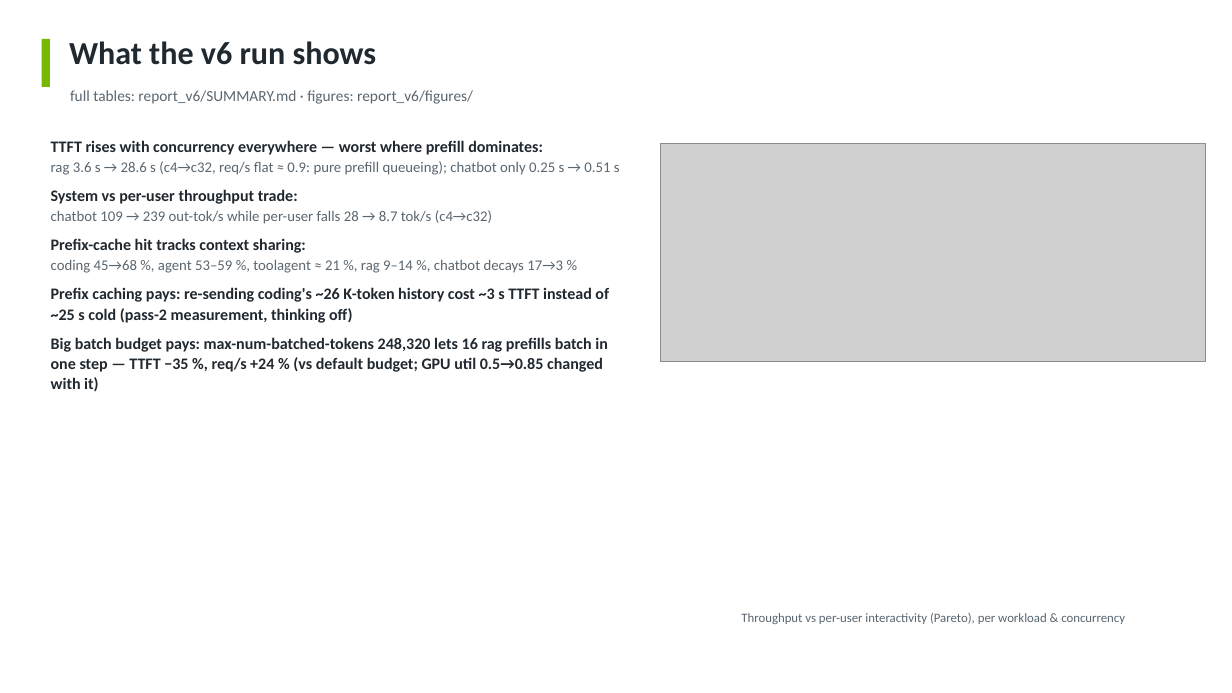
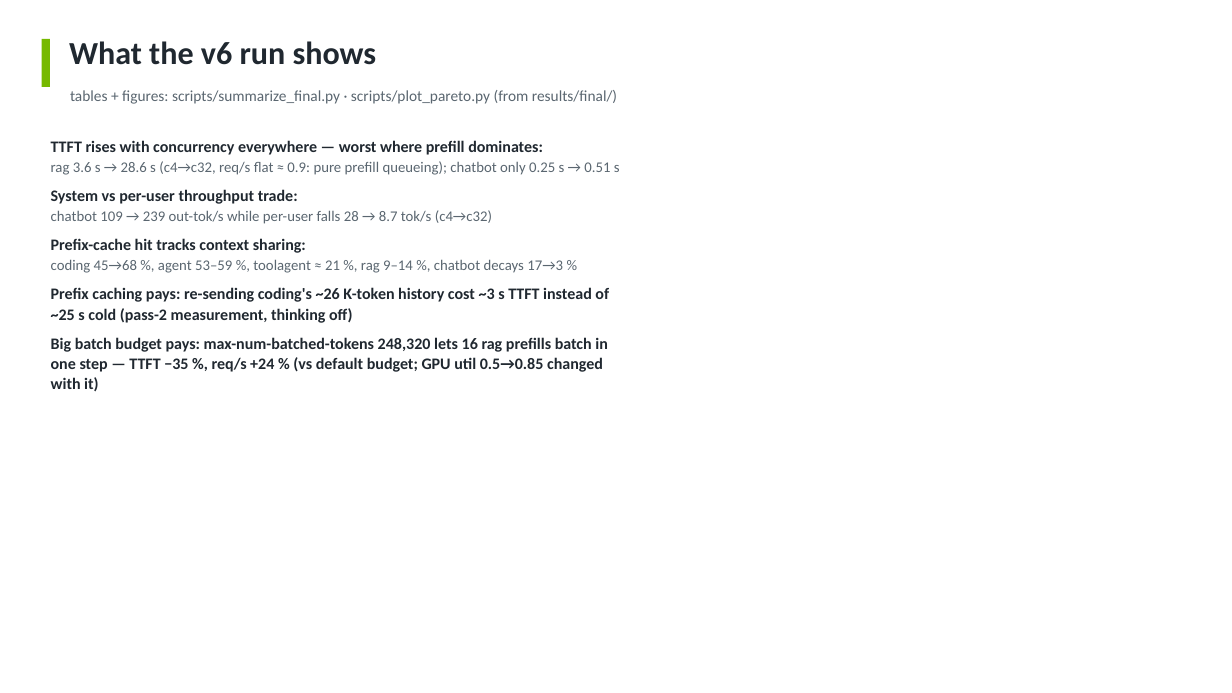
Before and after one commit to anud18/qwen36-vllm-aiperf-benchmark, a slide deck: slide 7 of slides/benchmark_overview.pptx. Drawn at 1232x693 pixels with LibreOffice and Linux fonts; fonts in the diff are those of the drawing; grey boxes stand for pictures. Boxes give left, top, right and bottom in pixels: in the first picture for what was removed or moved away, otherwise in the second. Text is boxed around its words. In the diff, an @@ line names an element or a change of style, - is before the commit and + after.

```diff
--- a/slides/benchmark_overview.pptx
+++ b/slides/benchmark_overview.pptx
@@ text at (70,90,617,104): text changed @@
-full tables: report_v6/SUMMARY.md · figures: report_v6/figures/
+tables + figures: scripts/summarize_final.py · scripts/plot_pareto.py (from results/final/)
@@ picture removed at (661,143,1206,361) @@
@@ text removed at (741,613,1125,624) @@
-Throughput vs per-user interactivity (Pareto), per workload & concurrency
```
Also in this commit, not shown: 2 other slides changed, 21 other files.
